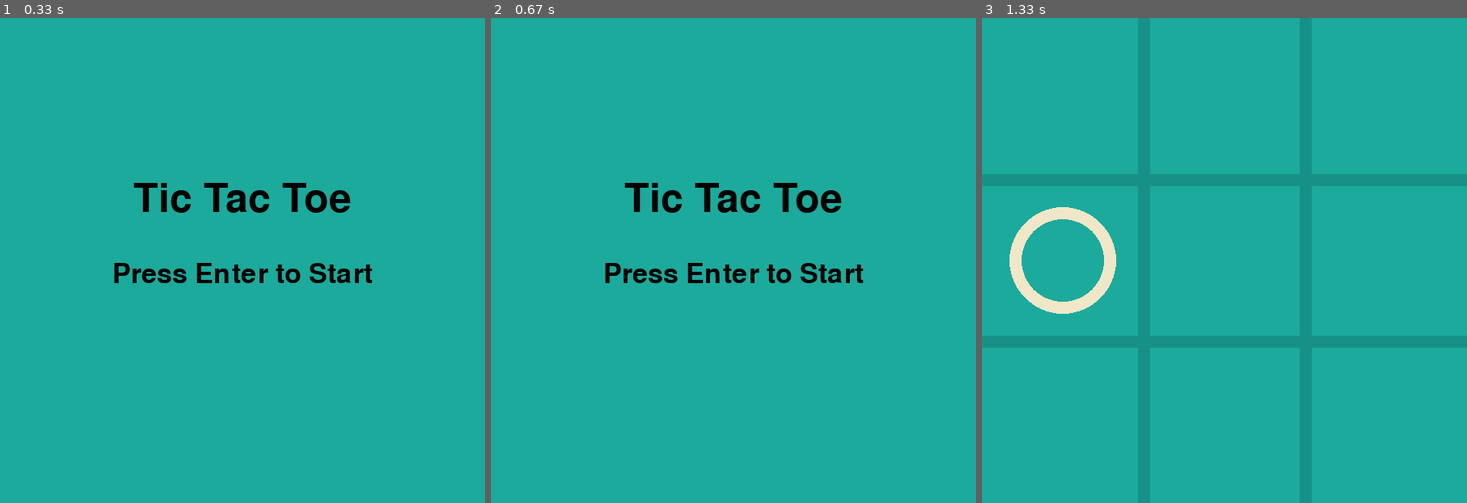
Above: before the commit, frames 1-3 (left to right).
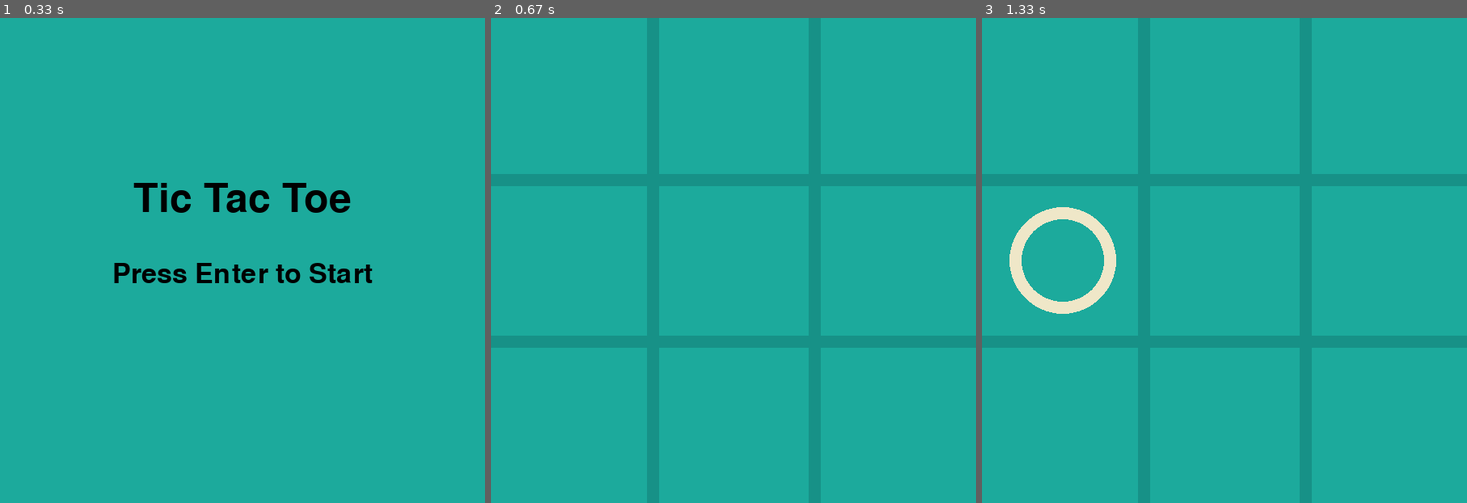
Above: after the commit, the same moments.

Repository: mihir-pandhe/Tic-Tac-Toe-GUI-In-Python-using-PyGame
Game: pygame game, started from app.py
The game is run twice, just before and just after one commit, with the same random seed, the same clock (stepped at 60 frames per second) and the same inputs.
Inputs (mouse positions are in pixels of both pictures, inside the frame that each line leads up to):
- Up to frame 1 (0.33 s): no input
- Up to frame 2 (0.67 s): tap U at 0.33 s
- Up to frame 3 (1.33 s): hold R 0.67-1.13 s; click (1074, 187) at 1.22 s

Frame 1 is identical in both runs. In frame 2, 11% of the frame differs, in the area x 0-100%, y 0-100%; in frame 3, nothing differs.

Commit message:
Update 005

Diff:
--- a/app.py
+++ b/app.py
@@ -1,7 +1,9 @@
 import pygame
 import sys
 
+
 pygame.init()
+
 
 WIDTH, HEIGHT = 600, 600
 LINE_WIDTH = 15
@@ -17,14 +19,17 @@
 CROSS_COLOR = (66, 66, 66)
 TEXT_COLOR = (0, 0, 0)
 
+
 screen = pygame.display.set_mode((WIDTH, HEIGHT))
 pygame.display.set_caption("Tic Tac Toe")
 font = pygame.font.Font(None, 74)
 small_font = pygame.font.Font(None, 50)
 
+
 board = [[0] * BOARD_COLS for _ in range(BOARD_ROWS)]
 player = 1
 history = []
+undone_moves = []
 game_active = True
 
 
@@ -133,12 +138,21 @@
     if board[row][col] == 0:
         board[row][col] = player
         history.append((row, col, player))
+        undone_moves.clear()
 
 
 def undo_move():
     if history:
         row, col, player = history.pop()
         board[row][col] = 0
+        undone_moves.append((row, col, player))
+
+
+def redo_move():
+    if undone_moves:
+        row, col, player = undone_moves.pop()
+        board[row][col] = player
+        history.append((row, col, player))
 
 
 def available_square(row, col):
@@ -146,11 +160,9 @@
 
 
 def is_board_full():
-    for row in range(BOARD_ROWS):
-        for col in range(BOARD_COLS):
-            if board[row][col] == 0:
-                return False
-    return True
+    return all(
+        board[row][col] != 0 for row in range(BOARD_ROWS) for col in range(BOARD_COLS)
+    )
 
 
 def check_win(player):
@@ -176,14 +188,16 @@
 
 
 def reset_game():
-    global player, history, game_active
+    global player, history, undone_moves, game_active
     board[:] = [[0] * BOARD_COLS for _ in range(BOARD_ROWS)]
     history.clear()
+    undone_moves.clear()
     player = 1
     game_active = True
 
 
 draw_start_screen()
+
 
 while True:
     for event in pygame.event.get():
@@ -198,6 +212,16 @@
             elif event.key == pygame.K_q:
                 pygame.quit()
                 sys.exit()
+            elif event.key == pygame.K_u:
+                if game_active:
+                    undo_move()
+                    draw_lines()
+                    draw_figures()
+            elif event.key == pygame.K_r:
+                if game_active:
+                    redo_move()
+                    draw_lines()
+                    draw_figures()
         if event.type == pygame.MOUSEBUTTONDOWN and game_active:
             mouseX = event.pos[0]
             mouseY = event.pos[1]
